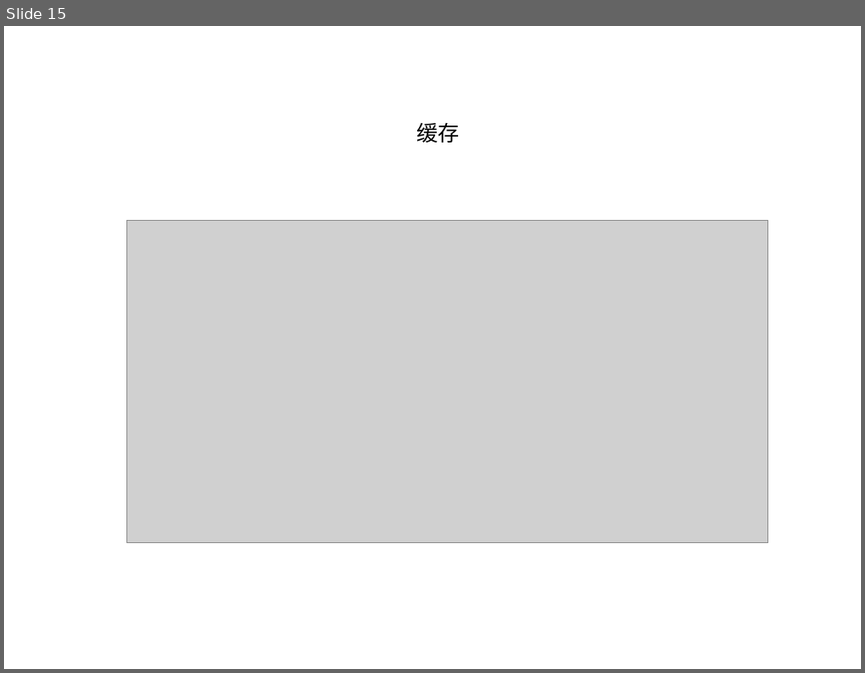
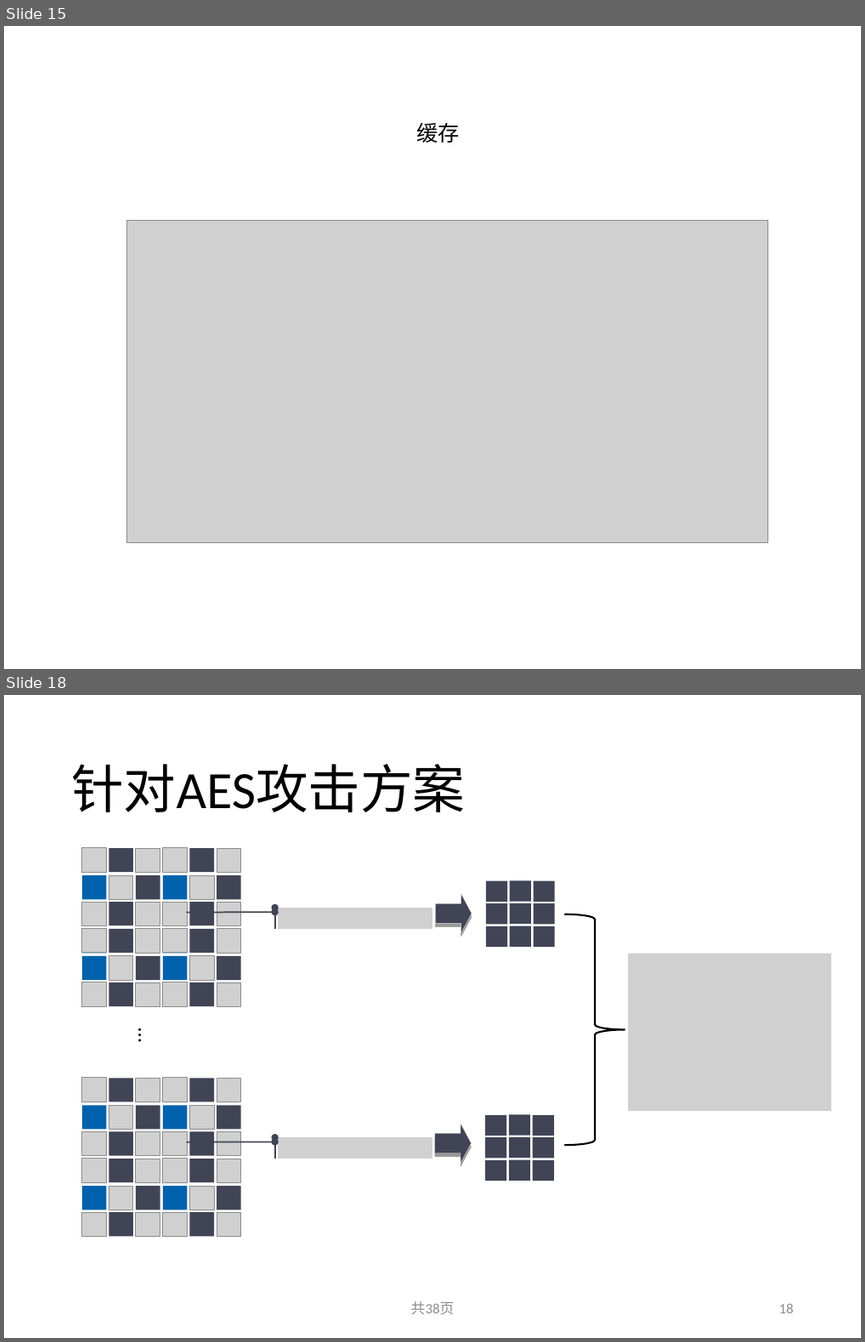
Before and after one commit to leborn0101/graduation, a slide deck: 论文图片.pptx. Shown one above the other, each under a label of ours: slide 15 before the commit, slides 15 and 18 after it; the slides between them are not shown. The pictures are 865x673 and 865x1342 pixels, drawn with LibreOffice and Linux fonts; fonts in the diff are those of the drawing; grey boxes stand for pictures. Boxes give left, top, right and bottom in pixels: in the first picture for what was removed or moved away, otherwise in the second. Text is boxed around its words. In the diff, an @@ line names an element or a change of style, - is before the commit and + after.

```diff
--- a/论文图片.pptx
+++ b/论文图片.pptx
@@ slide 18 added at box(4, 695, 861, 1338), background #FFFFFF @@
@@ title added at box(71, 764, 465, 812), 44 pt, text #000000 @@
+针对AES攻击方案
@@ group added at box(82, 847, 831, 1236): 66 rectangles, 43 pictures, 2 right arrows, 1 text, 1 right brace @@
+…
@@ text added at box(411, 1301, 454, 1314), 12 pt, text #8C8C8C @@
+共38页
@@ page number added at box(779, 1303, 794, 1313), 12 pt, text #8C8C8C @@
+18
```
Also in this commit, not shown: 2 slides changed, 3 other slides added, 11 other files.
